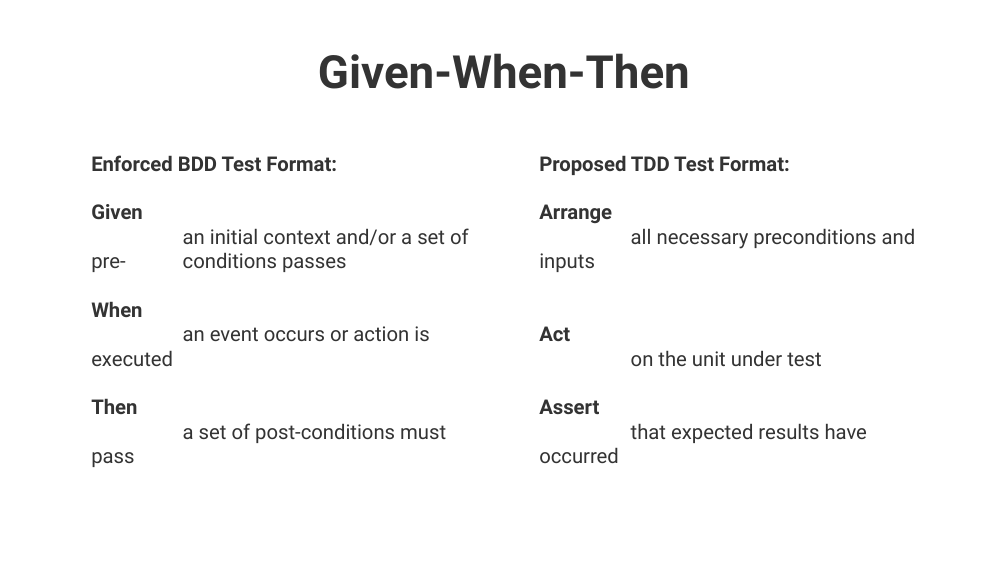
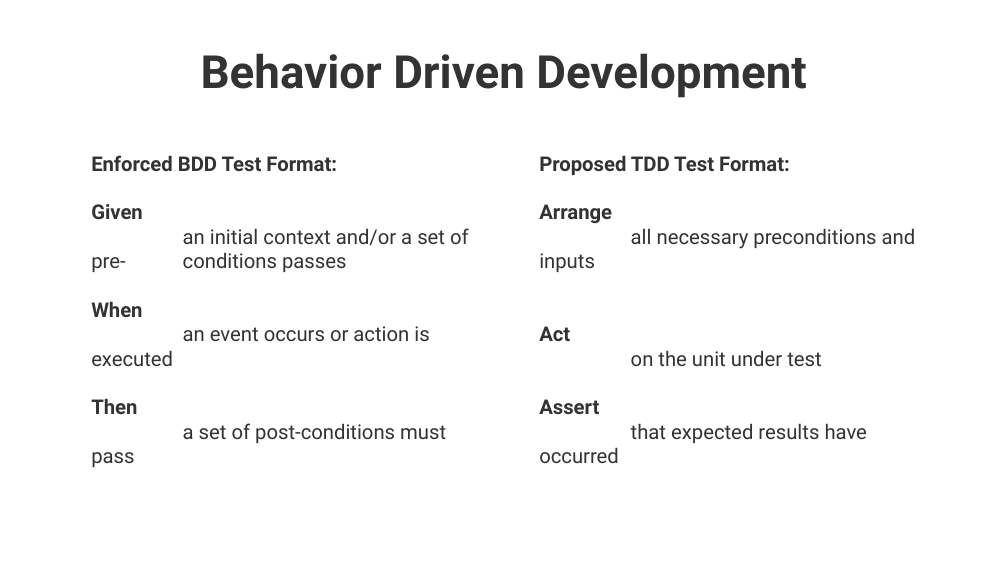
Before and after one commit to maxmeffert/SystemTesting, a slide deck: slide 12 of Presentation/Presentation.odp (slide 11 before the commit). Drawn at 1008x567 pixels with LibreOffice and Linux fonts; fonts in the diff are those of the drawing; background and template pictures are left out. Boxes give left, top, right and bottom in pixels: in the first picture for what was removed or moved away, otherwise in the second. Text is boxed around its words. In the diff, an @@ line names an element or a change of style, - is before the commit and + after.

Commit message:
added a slide

```diff
--- a/Presentation/Presentation.odp
+++ b/Presentation/Presentation.odp
@@ title at [201,53,807,98]: text changed @@
-Given-When-Then
+Behavior Driven Development
```
Also in this commit, not shown: 1 slide added, 1 other file.
